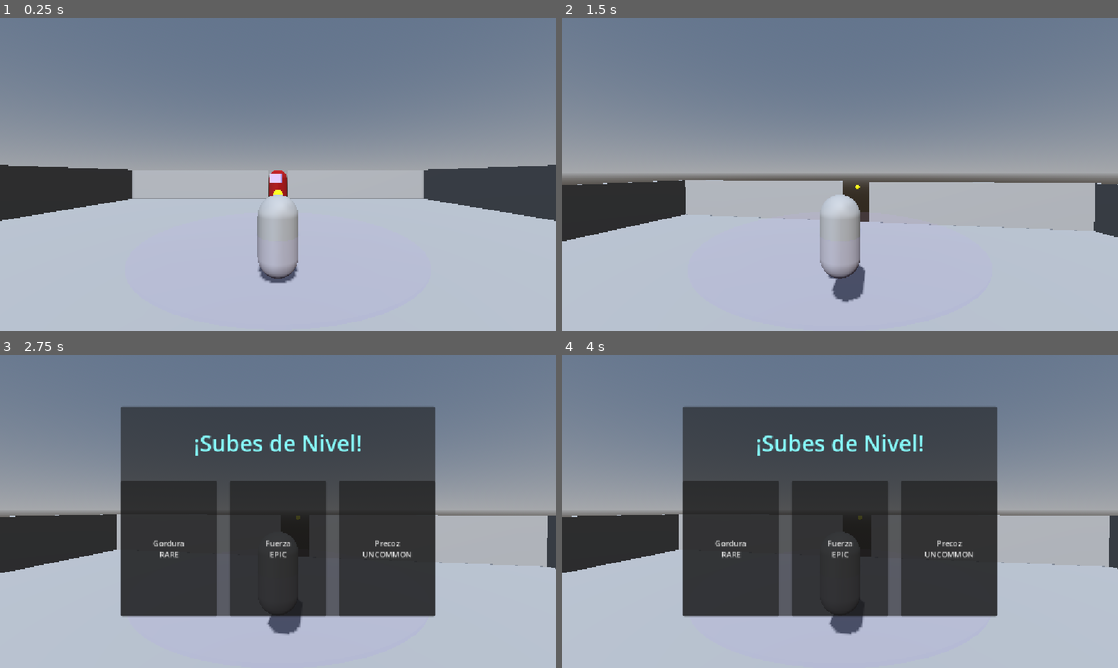
Above: before the commit, frames 1-4 (two rows, left to right).
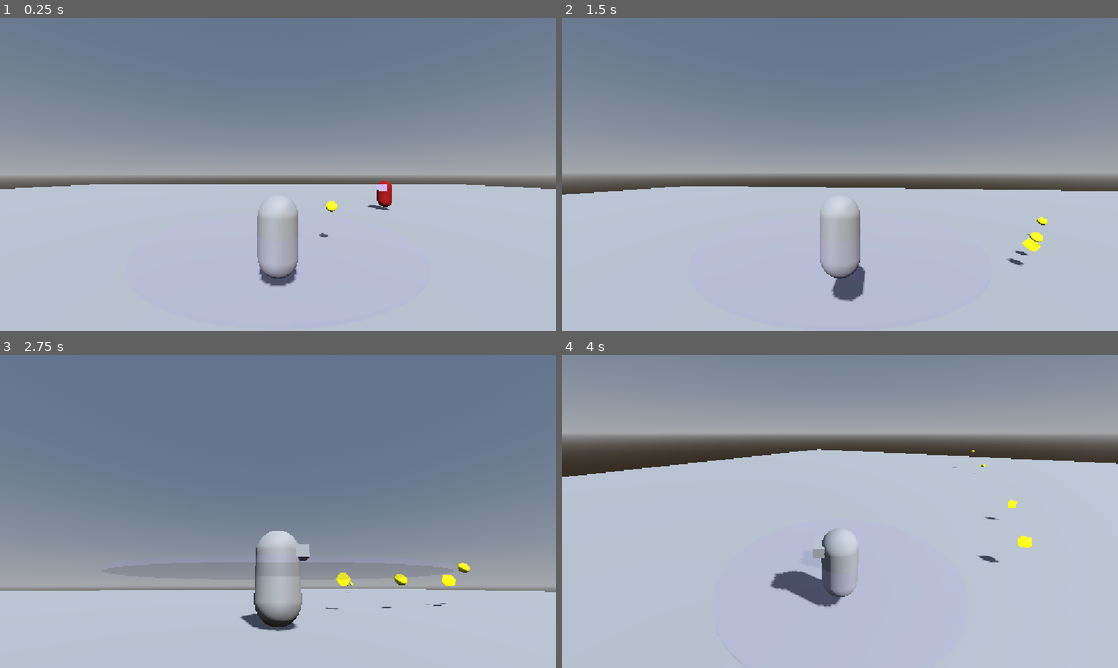
Above: after the commit, the same moments.

Repository: jaimesworks/SecondTryInGameMaking
Game: Godot game, scene res://Scenes/world.tscn
Two runs of this game, one before a commit and one after it. Both use one fixed random seed, a clock stepped at 60 frames per second and the inputs below.
Inputs (mouse positions are in pixels of both pictures, inside the frame that each line leads up to):
- Up to frame 1 (0.25 s): no input
- Up to frame 2 (1.5 s): tap Enter (ui_accept) at 0.5 s; move the mouse to (867, 174) at 0.52 s; hold W (move_forward) from 0.53 s (still down); tap Space (jump) at 0.77 s; move the mouse to (812, 174) at 1.27 s
- Up to frame 3 (2.75 s): tap Space (jump) at 1.52 s; move the mouse to (333, 442) at 2.02 s; release W (move_forward) at 2.03 s; hold D (move_right) from 2.03 s (still down)
- Up to frame 4 (4 s): move the mouse to (812, 574) at 2.77 s; release D (move_right) at 2.78 s; hold W (move_forward) 2.78-3.53 s; tap Space (jump) at 3.02, 3.77 s; move the mouse to (1006, 558) at 3.52 s; hold A (move_left) from 3.53 s (still down)

The runs differ from the first frame. In frame 1, 8.6% of the frame differs, in the area x 0-100%, y 46-86%; in frame 2, 5.9%; in frame 3, 55%; in frame 4, 67%, in the area x 0-100%, y 5-90%.

Commit message:
Added enemy spawner and created a big debug flor

Diff:
--- /dev/null
+++ b/Scenes/debug/debug_floor.tscn
@@ -0,0 +1,8 @@
+[gd_scene format=3 uid="uid://6h6qm1c8865t"]
+
+[node name="debug_floor" type="Node3D" unique_id=1864931018]
+
+[node name="CSGBox3D" type="CSGBox3D" parent="." unique_id=1264456951]
+transform = Transform3D(1, 0, 0, 0, 1, 0, 0, 0, 1, 0, -0.5, 0)
+use_collision = true
+size = Vector3(100, 0.5, 100)
--- a/Scenes/world.tscn
+++ b/Scenes/world.tscn
@@ -3,13 +3,14 @@
 [ext_resource type="PackedScene" uid="uid://bhto4jp2m4768" path="res://Scenes/player.tscn" id="1_a02cp"]
 [ext_resource type="PackedScene" uid="uid://dr0uuweljyy67" path="res://Scenes/weapons/aura_weapon.tscn" id="2_8j60k"]
 [ext_resource type="PackedScene" uid="uid://irpuxp7jcg53" path="res://Scenes/enemy.tscn" id="2_go701"]
-[ext_resource type="PackedScene" uid="uid://06yrkkbjxine" path="res://Scenes/room.tscn" id="3_5a7ea"]
 [ext_resource type="PackedScene" uid="uid://4466bqdnrs2s" path="res://Scenes/weapons/projectile_weapon.tscn" id="3_fo5ed"]
 [ext_resource type="PackedScene" uid="uid://dtu87r71ksj1d" path="res://Scenes/level_up_screen.tscn" id="6_5ukr8"]
 [ext_resource type="Script" uid="uid://8670v2skp8g8" path="res://Scripts/Modifiers/modifier_data.gd" id="7_o06y3"]
 [ext_resource type="Resource" uid="uid://b0oxo1fmnlicg" path="res://Data/Modifiers/area_modifier.tres" id="8_0fj1v"]
 [ext_resource type="Resource" uid="uid://d0mp7rfitxpgd" path="res://Data/Modifiers/attack_speed_modifier.tres" id="9_ikia7"]
 [ext_resource type="Resource" uid="uid://dgsota3spare0" path="res://Data/Modifiers/damage_modifier.tres" id="10_7yui6"]
+[ext_resource type="PackedScene" uid="uid://6h6qm1c8865t" path="res://Scenes/debug/debug_floor.tscn" id="11_7yui6"]
+[ext_resource type="Script" uid="uid://dafyla1rwo77y" path="res://Scripts/enemy_spawner.gd" id="11_ikia7"]
 
 [sub_resource type="ProceduralSkyMaterial" id="ProceduralSkyMaterial_x8tuq"]
 
@@ -36,12 +37,11 @@
 
 [node name="projectile_weapon" parent="Player" unique_id=1033279224 instance=ExtResource("3_fo5ed")]
 
-[node name="Enemy" parent="." unique_id=807197159 instance=ExtResource("2_go701")]
-transform = Transform3D(1, 0, 0, 0, 1, 0, 0, 0, 1, 0, 2.1094203, -6.9027185)
-speed = 0.0
-
-[node name="Room" parent="." unique_id=1246481952 instance=ExtResource("3_5a7ea")]
-transform = Transform3D(1, 0, 0, 0, 1, 0, 0, 0, 1, 0, 0.25, 0)
-
 [node name="LevelUpScreen" parent="." unique_id=786042998 instance=ExtResource("6_5ukr8")]
 modifier_pool = Array[ExtResource("7_o06y3")]([ExtResource("8_0fj1v"), ExtResource("9_ikia7"), ExtResource("10_7yui6")])
+
+[node name="EnemySpawner" type="Node3D" parent="." unique_id=485745306]
+script = ExtResource("11_ikia7")
+enemy_pool = Array[PackedScene]([ExtResource("2_go701")])
+
+[node name="debug_floor" parent="." unique_id=1864931018 instance=ExtResource("11_7yui6")]
--- a/Scripts/Enemies/enemy.gd
+++ b/Scripts/Enemies/enemy.gd
@@ -1,5 +1,5 @@
 extends CharacterBody3D
-
+class_name BasicEnemy
 var player : Node3D;
 
 @export var xp_given := 10 ## The xp it gives when dies
--- /dev/null
+++ b/Scripts/enemy_spawner.gd
@@ -0,0 +1,25 @@
+extends Node3D
+class_name EnemySpawner
+
+@export var enemy_pool: Array[PackedScene] ## List of what enemys can spawn
+@export var spawn_cooldown := 1.5 ## Time in seconds between enemy spawns
+var cooldown := 0.0 ## Current state of cooldown
+@export var min_spawn_distance := 14.0 ## Minimum distance from the player where the enemies spawn
+@export var max_spawn_distance := 15.0 ## Maximum distance from the player where the enemies spawn
+@onready var player : Node3D = get_tree().get_first_node_in_group("player")## Reference of the player
+
+func _physics_process(delta: float) -> void:
+
+	if cooldown > 0:
+		cooldown -= delta
+	if cooldown <= 0:
+		_spawn()
+		cooldown = spawn_cooldown
+
+## Instances a random enemy from the enemy_pool and puts it in the world in a random point between min_spawn_distance and max_spawn_distance
+func _spawn() -> void :
+	var enemy = enemy_pool.pick_random().instantiate()
+	var random_angle := randf_range(0, TAU)
+	var spawn_position : Vector3 = player.global_position + (Vector3(cos(random_angle), 0, sin(random_angle)) * (randf_range(min_spawn_distance, max_spawn_distance)))
+	enemy.position = spawn_position
+	get_tree().current_scene.add_child(enemy)
--- a/Scripts/level_up_screen.gd
+++ b/Scripts/level_up_screen.gd
@@ -1,6 +1,6 @@
 extends CanvasLayer
 
-@export var modifier_pool : Array[ModifierData] ## The pool of the modifier that can appear
+@export var modifier_pool : Array[ModifierData] ## The pool of the modifiers that can appear
 
 var modifier_inventory : ModifierInventory ##reference of the ModifierInventory
 var modifiers_to_choose : Array[ModifierData] ## List of the modifiers that appear when Leveled Up
Not shown, added: Scripts/enemy_spawner.gd.uid
